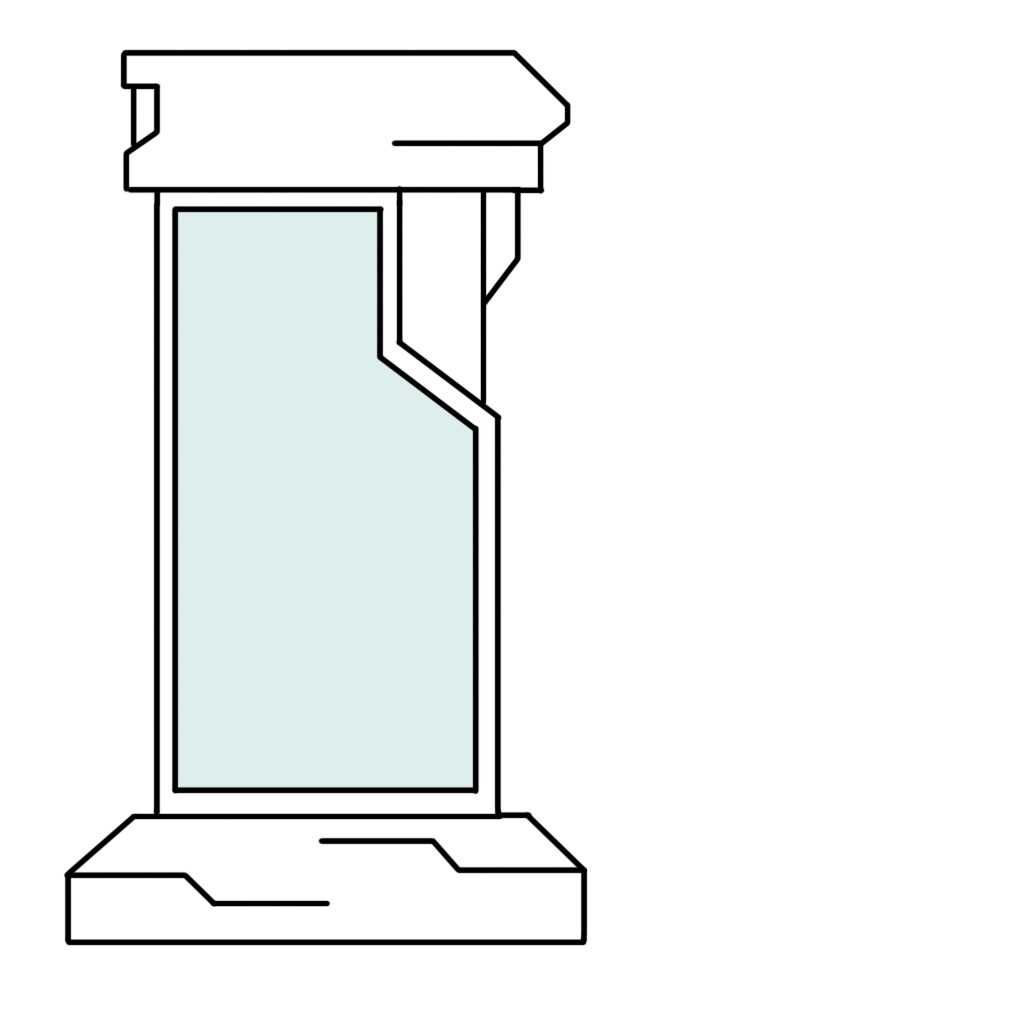
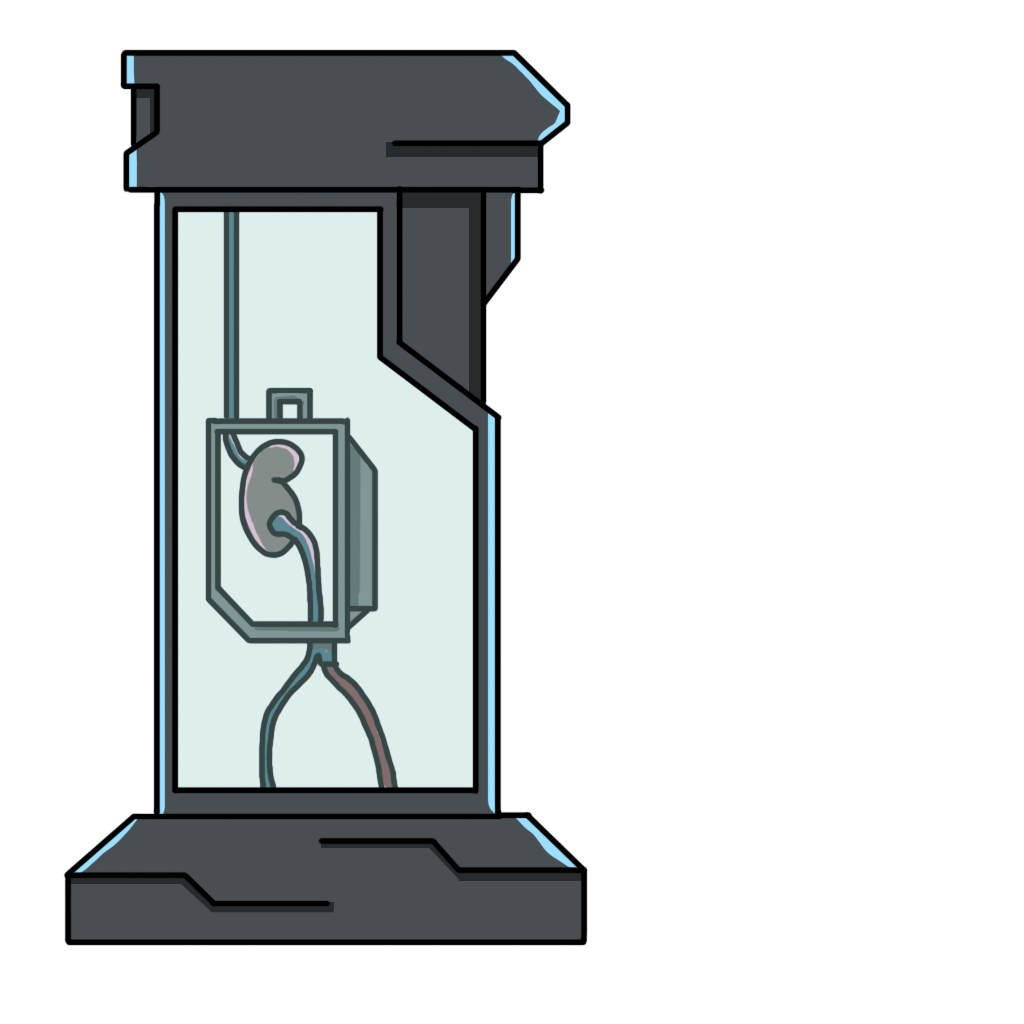
Before/after of a 1024×1024 layered artwork. What changed in the layer stack:
added layer "Inside Striche" above "Ebene 6" over (205, 207, 399, 793)
added layer "Ebene 6" above "Inside Color" over (228, 395, 362, 653)
added layer "Inside Color" above "Ebene 5" over (207, 207, 396, 788)
added layer "Ebene 5" above "Ebene 4" over (70, 55, 582, 879)
added layer "Ebene 4" (45%) above "Ebene 3" over (70, 86, 582, 913)
painted on "Ebene 3" over (70, 55, 582, 941)
hid "Hintergrund", painted on it over (70, 55, 582, 941)
